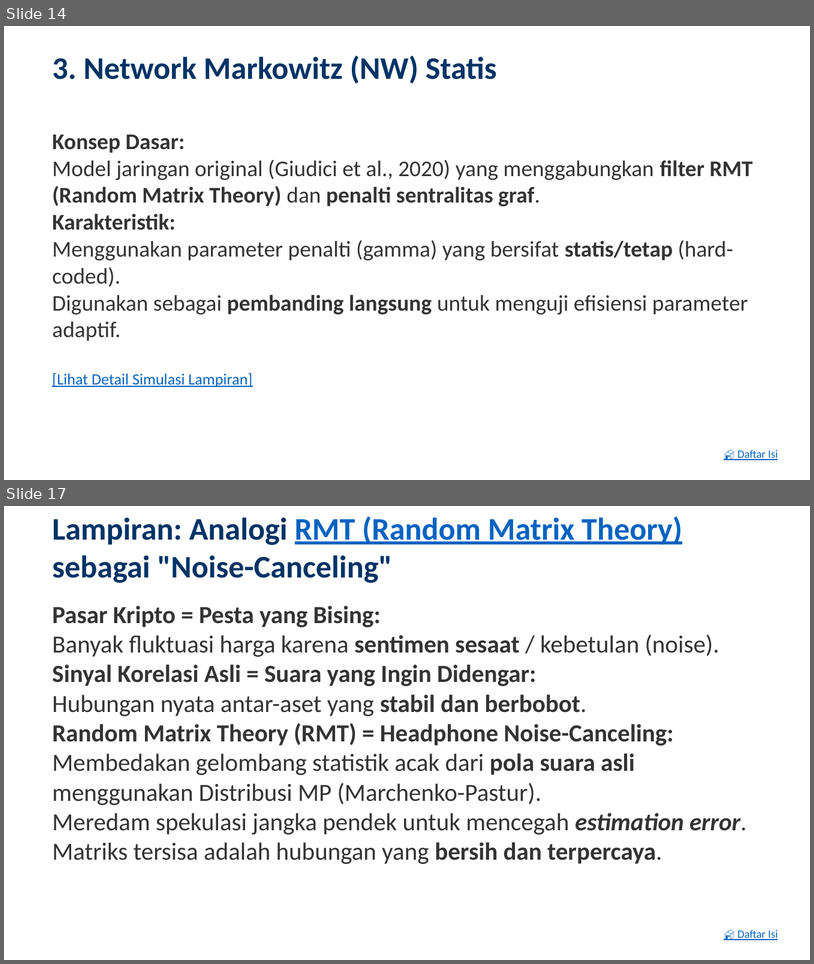
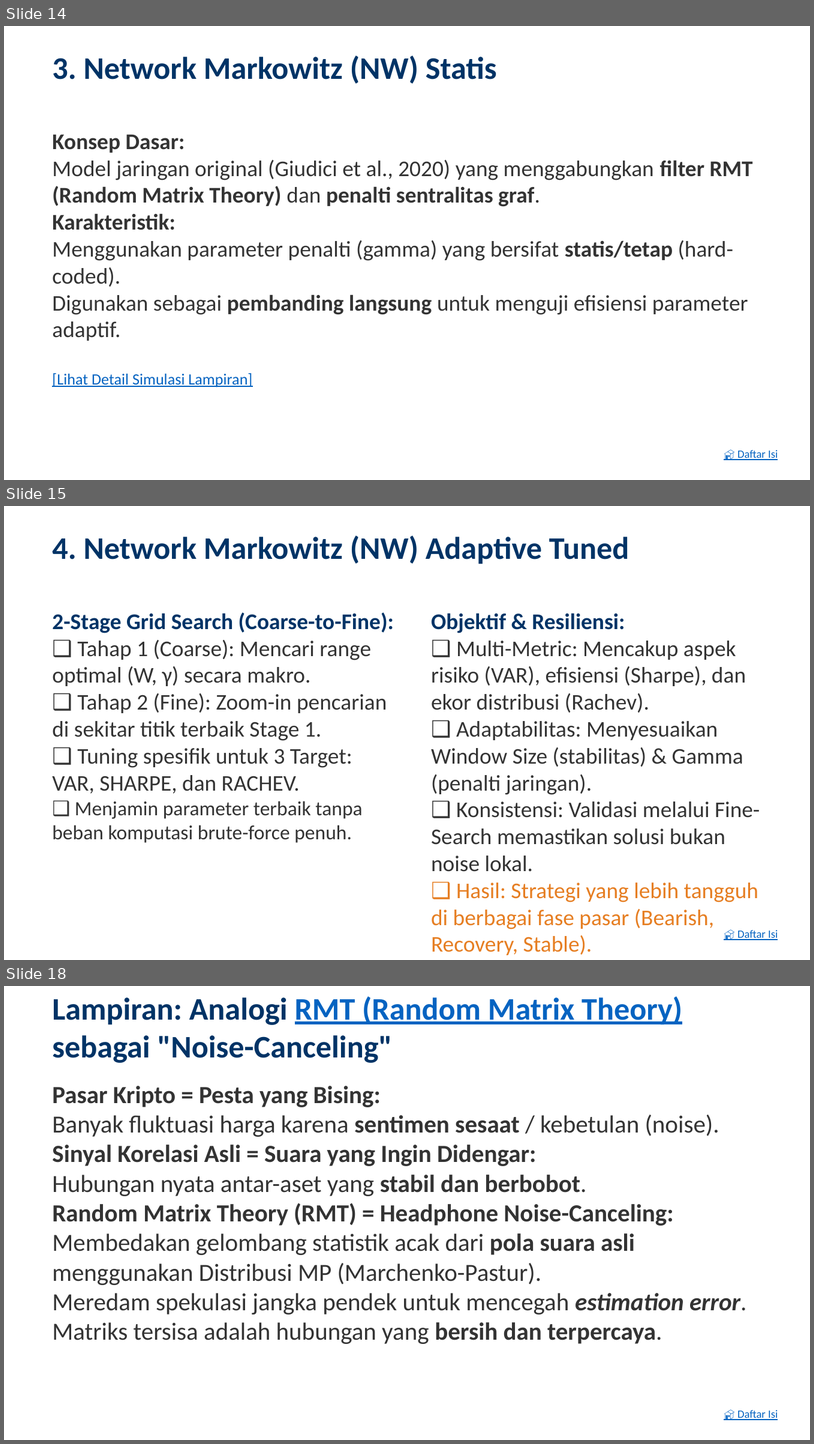
Before and after one commit to ragilrojo/RepoThesis, a slide deck: Presentasi_Proposal_Update.pptx. Shown one above the other, each under a label of ours: slides 14 and 17 before the commit, slides 14, 15 and 18 after it; the slides between them are not shown. The pictures are 814x964 and 814x1444 pixels, drawn with LibreOffice and Linux fonts; fonts in the diff are those of the drawing. Boxes give left, top, right and bottom in pixels: in the first picture for what was removed or moved away, otherwise in the second. Text is boxed around its words. In the diff, an @@ line names an element or a change of style, - is before the commit and + after.

Commit message:
feat: synchronize PPT generator with 2-stage grid search strategy

```diff
--- a/Presentasi_Proposal_Update.pptx
+++ b/Presentasi_Proposal_Update.pptx
@@ slide 15 added at [4, 506, 810, 960], background #FFFFFF @@
@@ text added at [52, 535, 629, 564], 28 pt, text #003366, bold @@
+4. Network Markowitz (NW) Adaptive Tuned
@@ text added at [52, 612, 394, 843], 20 pt, text #333333 @@
+2-Stage Grid Search (Coarse-to-Fine):
+❑ Tahap 1 (Coarse): Mencari range optimal (W, γ) secara makro.
+❑ Tahap 2 (Fine): Zoom-in pencarian di sekitar titik terbaik Stage 1.
+❑ Tuning spesifik untuk 3 Target: VAR, SHARPE, dan RACHEV.
+❑ Menjamin parameter terbaik tanpa beban komputasi brute-force penuh.
@@ text added at [431, 613, 760, 929], 20 pt, text #333333 @@
+Objektif & Resiliensi:
+❑ Multi-Metric: Mencakup aspek risiko (VAR), efisiensi (Sharpe), dan ekor distribusi (Rachev).
+❑ Adaptabilitas: Menyesuaikan Window Size (stabilitas) & Gamma (penalti jaringan).
+❑ Konsistensi: Validasi melalui Fine-Search memastikan solusi bukan noise lokal.
+❑ Hasil: Strategi yang lebih tangguh di berbagai fase pasar (Bearish, Recovery, Stable).
+[Lihat Hasil Comparison & Grid Search Lampiran]
@@ text added at [738, 930, 778, 940], 10 pt, text #0563C1, underline @@
+🏠 Daftar Isi
@@ what was slide 17 is now slide 18 @@
```
Also in this commit, not shown: 3 slides changed, 1 other slide added, 1 slide removed, 2 other files.
